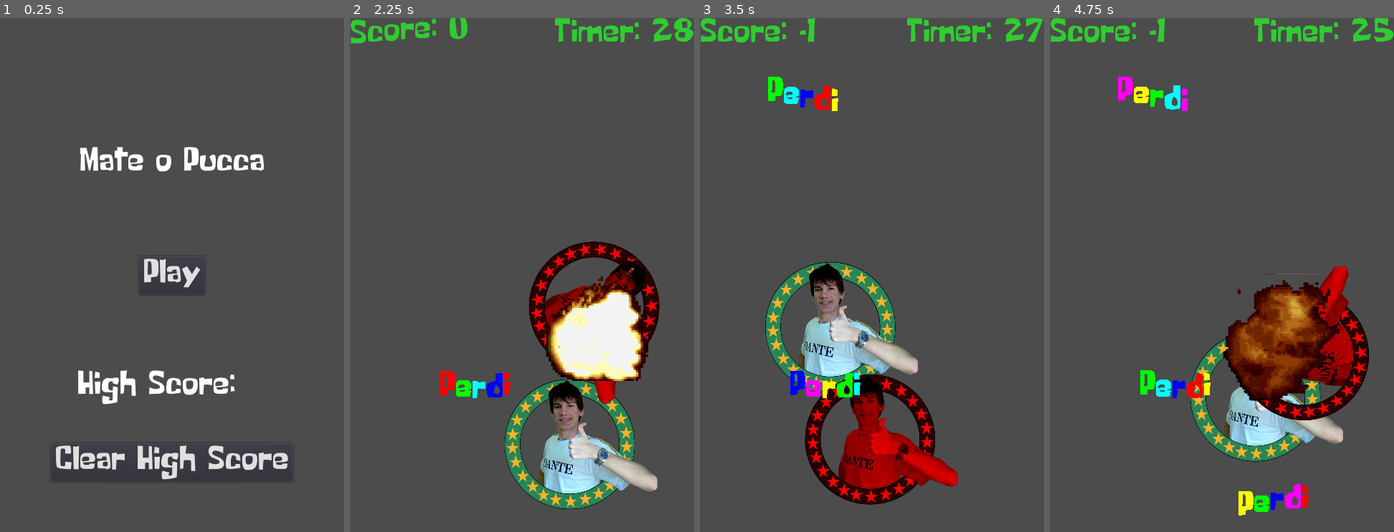
Above: before the commit, frames 1-4 (left to right).
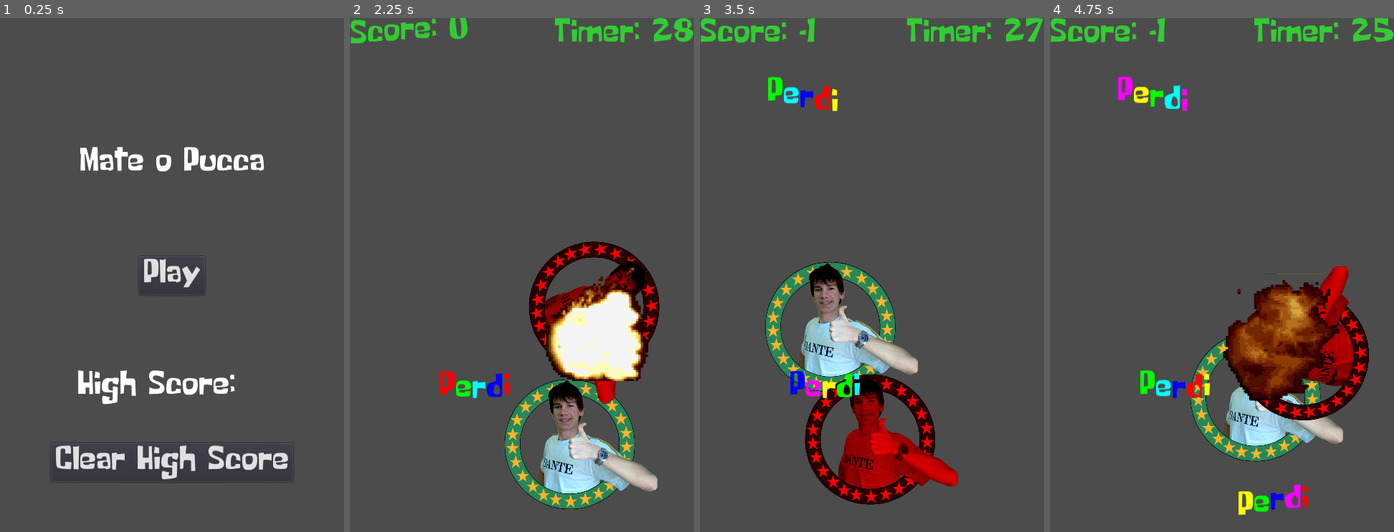
Above: after the commit, the same moments.

Repository: Brawmario/pucca-wacka
Game: Godot game, scene res://Game.tscn
Two runs of this game, one before a commit and one after it. Both use one fixed random seed, a clock stepped at 60 frames per second and the inputs below.
Inputs (mouse positions are in pixels of both pictures, inside the frame that each line leads up to):
- Up to frame 1 (0.25 s): no input
- Up to frame 2 (2.25 s): click "Play" at 0.5 s; tap Enter at 1.25 s; move the mouse to (480, 192) at 1.27 s; click (480, 192) at 1.42 s; move the mouse to (601, 316) at 2.02 s; click (601, 316) at 2.17 s
- Up to frame 3 (3.5 s): move the mouse to (906, 161) at 2.77 s; click (906, 161) at 2.92 s
- Up to frame 4 (4.75 s): move the mouse to (1204, 377) at 3.52 s; click (1204, 377) at 3.67 s; move the mouse to (1325, 352) at 4.27 s; click (1325, 352) at 4.42 s

The runs differ from the first frame. In frame 2, 0.2% of the frame differs, in the area x 26-47%, y 68-74%; in frame 3, 0.4%; in frame 4, 0.5%, in the area x 19-76%, y 11-97%.

Commit message:
Refractor project

Diff:
--- a/STL.tres
+++ b/Assets/Fonts/STL.tres
@@ -1,6 +1,6 @@
 [gd_resource type="DynamicFont" load_steps=2 format=2]
 
-[ext_resource path="res://Some.Time.Later.otf" type="DynamicFontData" id=1]
+[ext_resource path="res://Assets/Fonts/Some.Time.Later.otf" type="DynamicFontData" id=1]
 
 [resource]
 size = 47
--- a/Game.tscn
+++ b/Game.tscn
@@ -1,8 +1,8 @@
 [gd_scene load_steps=4 format=2]
 
 [ext_resource path="res://Game.gd" type="Script" id=1]
-[ext_resource path="res://Pucca.tscn" type="PackedScene" id=2]
-[ext_resource path="res://GameUI.tscn" type="PackedScene" id=3]
+[ext_resource path="res://Pucca/Pucca.tscn" type="PackedScene" id=2]
+[ext_resource path="res://GameUI/GameUI.tscn" type="PackedScene" id=3]
 
 [node name="Game" type="Node2D"]
 script = ExtResource( 1 )
--- a/GameUI.tscn
+++ b/GameUI/GameUI.tscn
@@ -1,7 +1,8 @@
 [gd_scene load_steps=3 format=2]
 
-[ext_resource path="res://GameUI.gd" type="Script" id=1]
-[ext_resource path="res://STL.tres" type="DynamicFont" id=2]
+[ext_resource path="res://GameUI/GameUI.gd" type="Script" id=1]
+[ext_resource path="res://Assets/Fonts/STL.tres" type="DynamicFont" id=2]
+
 
 [node name="GameUI" type="CanvasLayer"]
 script = ExtResource( 1 )
--- a/Pucca.gd
+++ b/Pucca/Pucca.gd
@@ -18,7 +18,7 @@
 
 onready var explosion_player: AnimationPlayer = $ExplosionPlayer
 
-export var pucca_type := PuccaType.PUCCA
+export(PuccaType) var pucca_type = PuccaType.PUCCA
 
 
 # Called when the node enters the scene tree for the first time.
--- a/Pucca.tscn
+++ b/Pucca/Pucca.tscn
@@ -1,10 +1,10 @@
 [gd_scene load_steps=9 format=2]
 
-[ext_resource path="res://Pucca.gd" type="Script" id=1]
-[ext_resource path="res://PuccaHitbox.gd" type="Script" id=2]
-[ext_resource path="res://puccaseal2.0.png" type="Texture" id=3]
-[ext_resource path="res://explosion.png" type="Texture" id=4]
-[ext_resource path="res://explosion.ogg" type="AudioStream" id=5]
+[ext_resource path="res://Pucca/Pucca.gd" type="Script" id=1]
+[ext_resource path="res://Pucca/PuccaHitbox.gd" type="Script" id=2]
+[ext_resource path="res://Assets/Textures/puccaseal2.0.png" type="Texture" id=3]
+[ext_resource path="res://Assets/Textures/explosion.png" type="Texture" id=4]
+[ext_resource path="res://Assets/Audio/explosion.ogg" type="AudioStream" id=5]
 
 [sub_resource type="Animation" id=2]
 resource_name = "Explode"
--- a/project.godot
+++ b/project.godot
@@ -12,12 +12,12 @@
 "base": "CanvasLayer",
 "class": "GameUI",
 "language": "GDScript",
-"path": "res://GameUI.gd"
+"path": "res://GameUI/GameUI.gd"
 }, {
 "base": "Sprite",
 "class": "Pucca",
 "language": "GDScript",
-"path": "res://Pucca.gd"
+"path": "res://Pucca/Pucca.gd"
 } ]
 _global_script_class_icons={
 "GameUI": "",
@@ -52,4 +52,5 @@
 
 [rendering]
 
+quality/driver/driver_name="GLES2"
 environment/default_environment="res://default_env.tres"
Not shown, added: Assets/Audio/explosion.ogg.import
Renamed: Some.Time.Later.otf -> Assets/Fonts/Some.Time.Later.otf
Renamed: explosion.png -> Assets/Textures/explosion.png
Not shown, changed: Assets/Textures/explosion.png.import
Renamed: puccaseal2.0.png -> Assets/Textures/puccaseal2.0.png
Not shown, changed: Assets/Textures/puccaseal2.0.png.import
Renamed: GameUI.gd -> GameUI/GameUI.gd
Renamed: PuccaHitbox.gd -> Pucca/PuccaHitbox.gd
Binary file removed: explosion-1c200.gif
Not shown, removed: explosion.ogg.import
Not shown, added: Assets/Audio/explosion.ogg
Not shown, added: Assets/Fonts/Some.Time.Later.LICENSE
